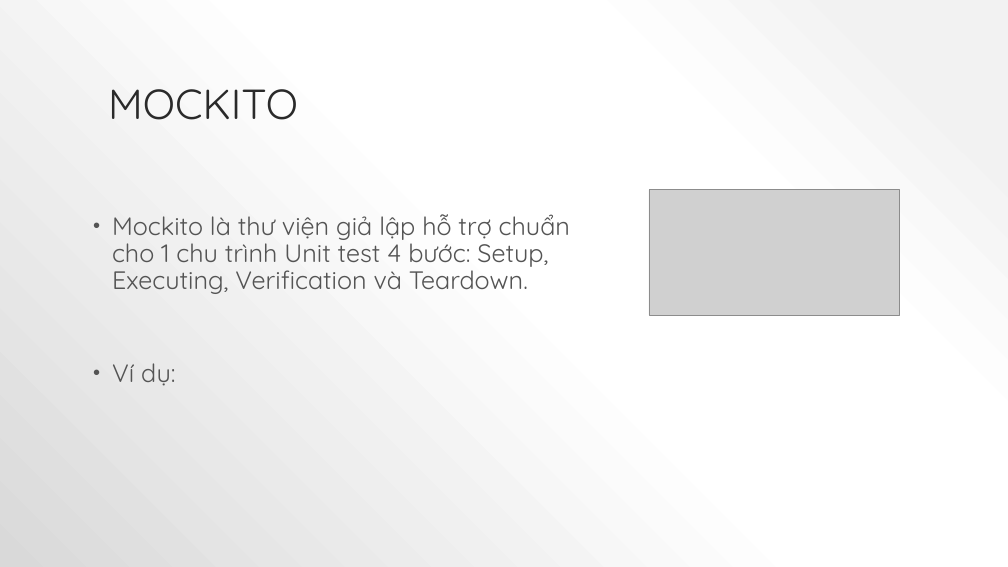
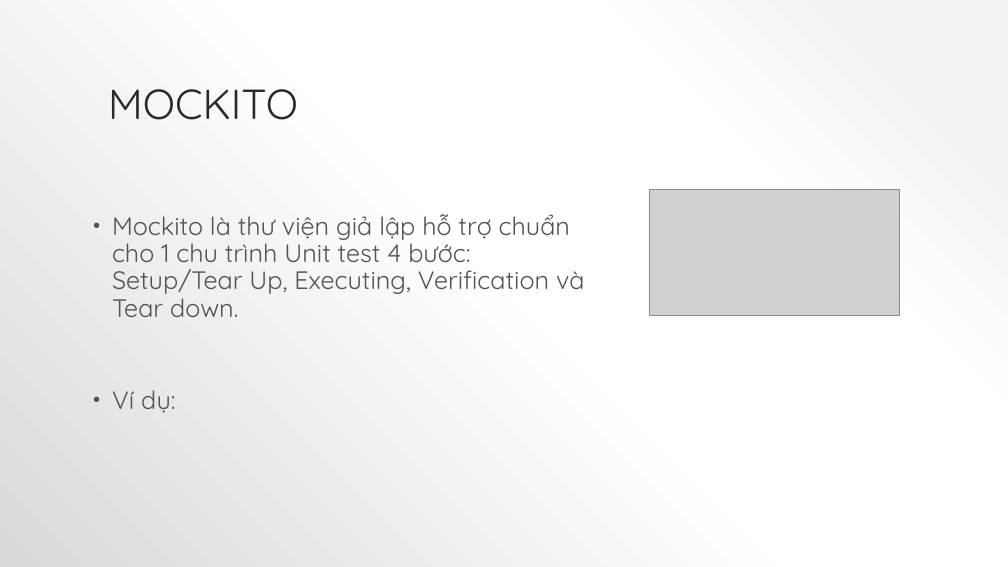
Before and after one commit to blueskyhtd/TDD, a slide deck: slide 4 of Documents/3. TDD - Mockito và PowerMock.pptx. Drawn at 1008x567 pixels with LibreOffice and Linux fonts; fonts in the diff are those of the drawing; grey boxes stand for pictures. Boxes give left, top, right and bottom in pixels: in the first picture for what was removed or moved away, otherwise in the second. Text is boxed around its words. In the diff, an @@ line names an element or a change of style, - is before the commit and + after.

Commit message:
update Mockito and PowerMock slide

```diff
--- a/Documents/3. TDD - Mockito và PowerMock.pptx
+++ b/Documents/3. TDD - Mockito và PowerMock.pptx
@@ text at box(112, 214, 584, 317): text changed @@
-• Mockito là thư viện giả lập hỗ trợ chuẩn cho 1 chu trình Unit test 4 bước: Setup, Executing, Verification và Teardown.
+• Mockito là thư viện giả lập hỗ trợ chuẩn cho 1 chu trình Unit test 4 bước: Setup/Tear Up, Executing, Verification và Tear down.
```
Also in this commit, not shown: 2 other slides changed.
